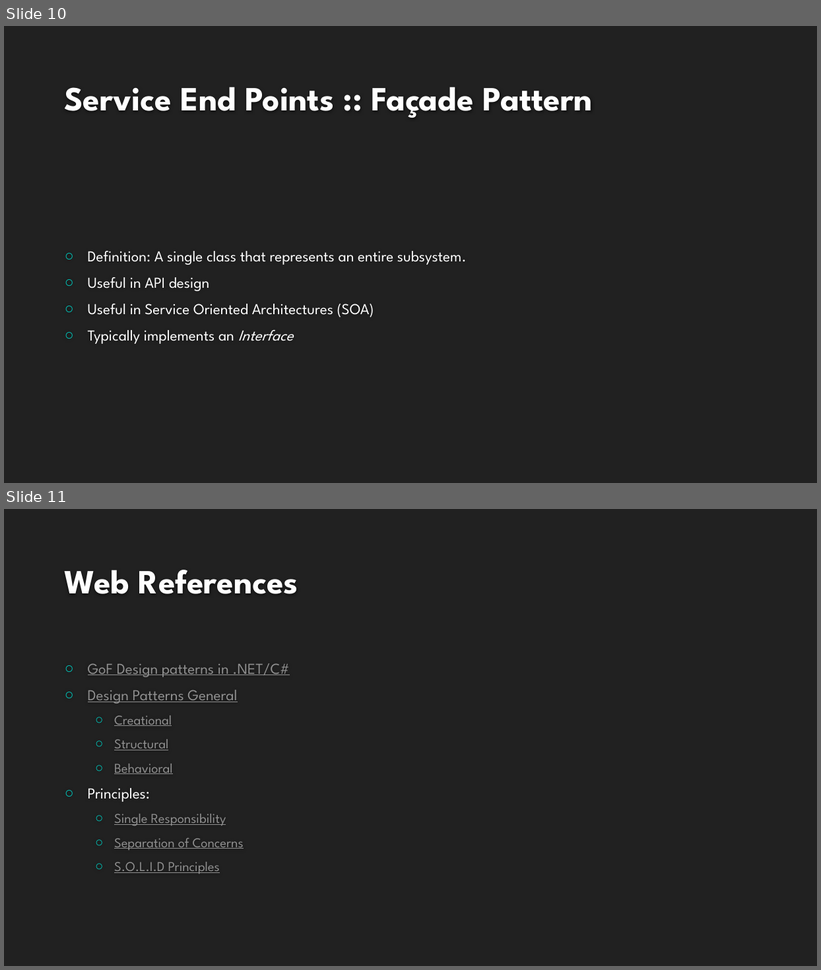
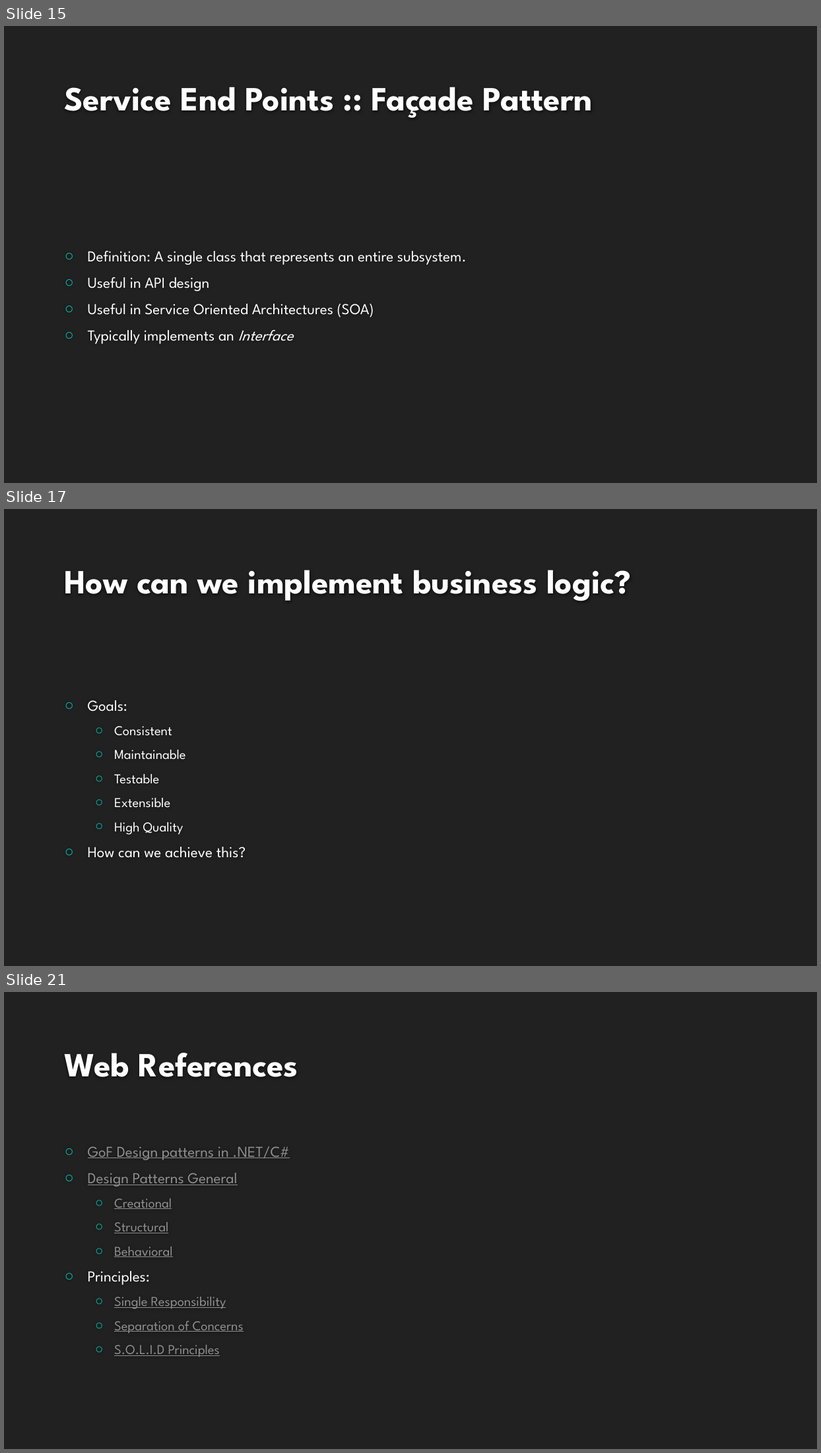
Before and after one commit to buildmotion/better-business-logic-with-typescript, a slide deck: Presentation/Better Business Logic with Typescript.pptx. Shown one above the other, each under a label of ours: slides 10 and 11 before the commit, slides 15, 17 and 21 after it; the slides between them are not shown. The pictures are 821x970 and 821x1453 pixels, drawn with LibreOffice and Linux fonts; fonts in the diff are those of the drawing; background and template pictures are left out. Boxes give left, top, right and bottom in pixels: in the first picture for what was removed or moved away, otherwise in the second. Text is boxed around its words. In the diff, an @@ line names an element or a change of style, - is before the commit and + after.

```diff
--- a/Presentation/Better Business Logic with Typescript.pptx
+++ b/Presentation/Better Business Logic with Typescript.pptx
@@ slide 17 added at bbox=[4, 509, 817, 966], background #212121 @@
@@ title added at bbox=[64, 570, 631, 601], 40 pt, text #FEFEFE, bold @@
+How can we implement business logic?
@@ text added at bbox=[88, 700, 246, 858], 16 pt, text #FFFFFF @@
+○ Goals:
+  ○ Consistent
+  ○ Maintainable
+  ○ Testable
+  ○ Extensible
+  ○ High Quality
+○ How can we achieve this?
@@ what was slide 10 is now slide 15 @@
@@ what was slide 11 is now slide 21 @@
```
Also in this commit, not shown: 9 other slides added, 38 other files.
